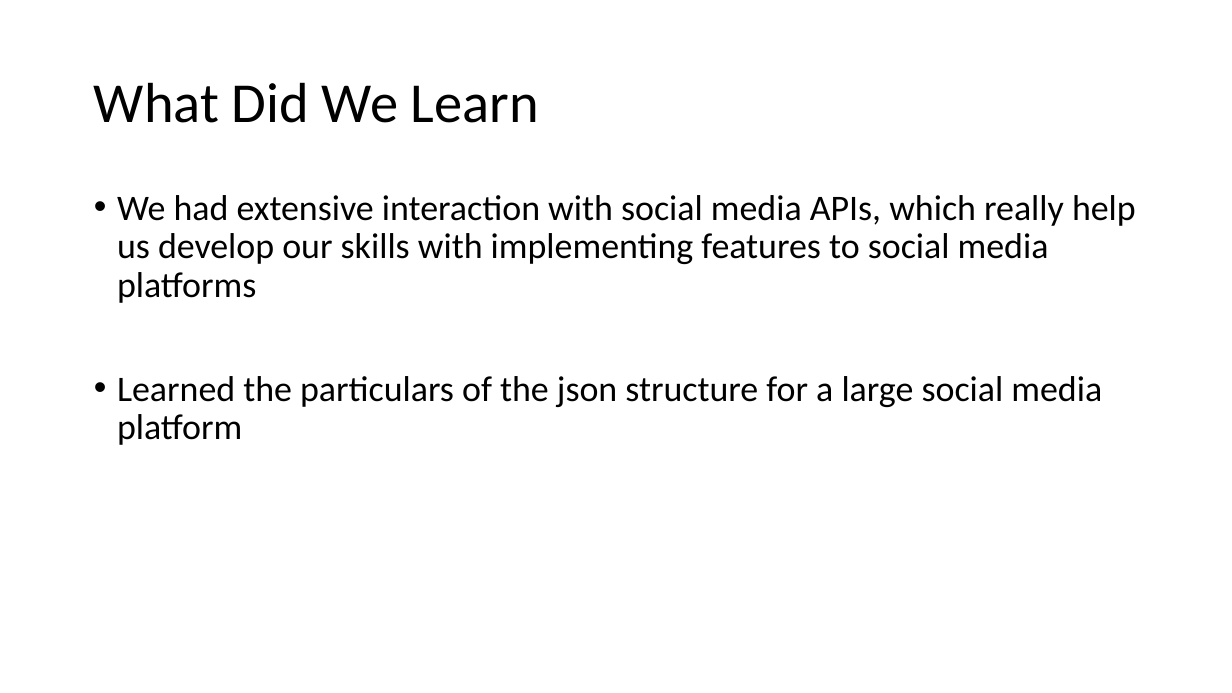
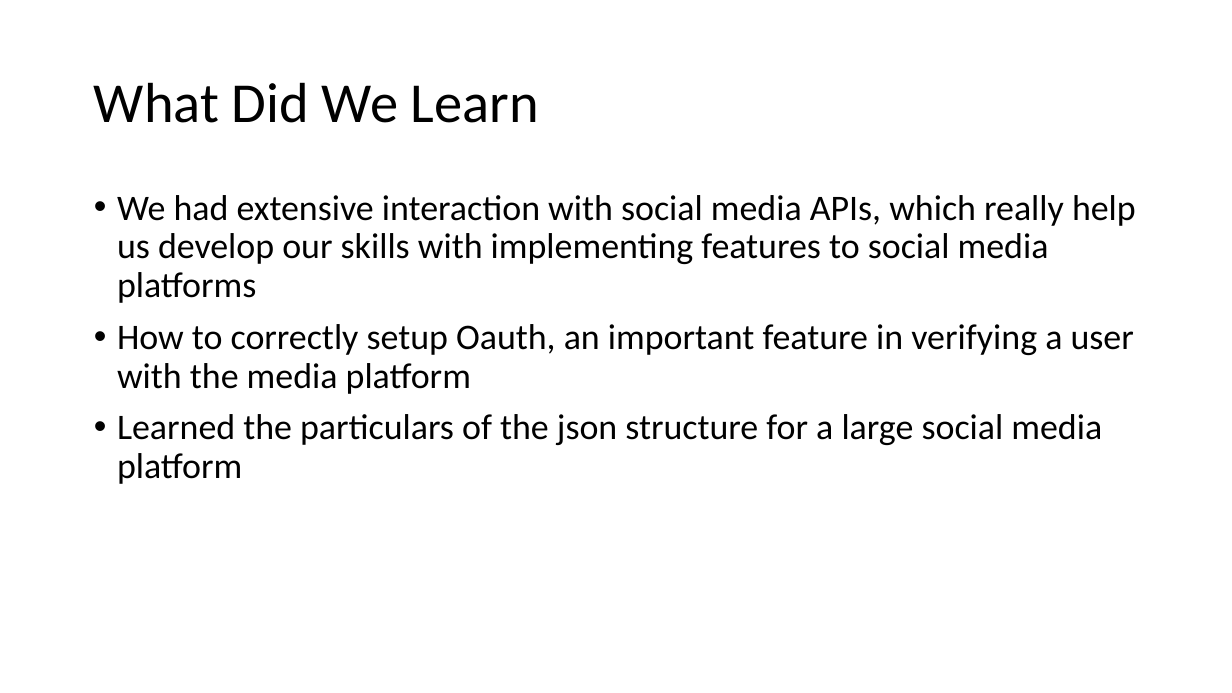
Before and after one commit to KNIGHTTH0R/python-group-proj, a slide deck: slide 4 of Social Media X.pptx. Drawn at 1232x693 pixels with LibreOffice and Linux fonts; fonts in the diff are those of the drawing. Boxes give left, top, right and bottom in pixels: in the first picture for what was removed or moved away, otherwise in the second. Text is boxed around its words. In the diff, an @@ line names an element or a change of style, - is before the commit and + after.

```diff
--- a/Social Media X.pptx
+++ b/Social Media X.pptx
@@ text at (117,324,1134,394): paragraph added @@
+• How to correctly setup Oauth, an important feature in verifying a user with the media platform
```
Also in this commit, not shown: 1 other slide changed.
